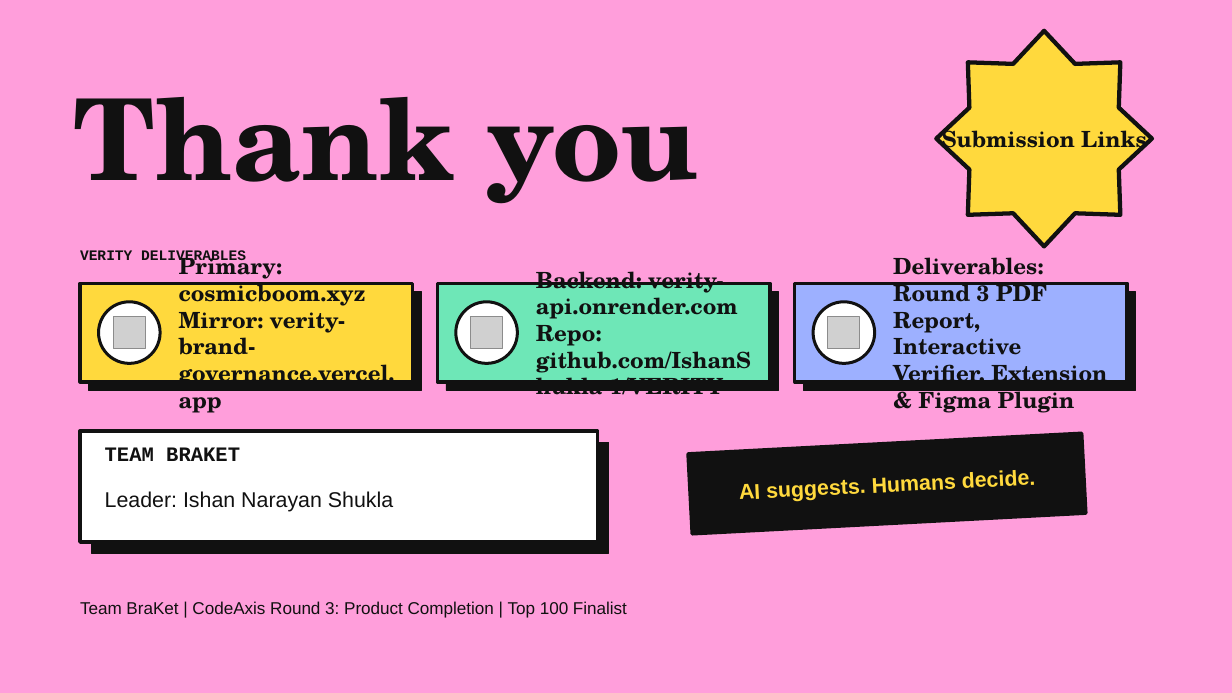
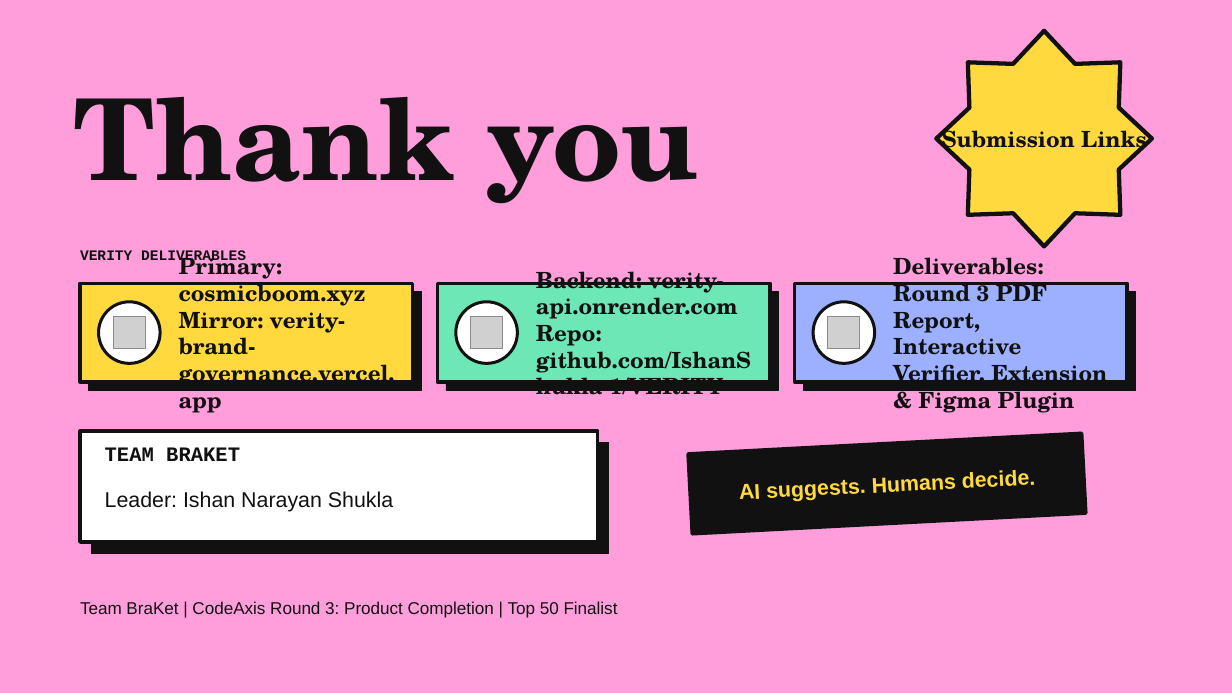
Before and after one commit to AstroNewz/VERITY, a slide deck: slide 10 of Verity_Round1_Deck_Complete.pptx. Drawn at 1232x693 pixels with LibreOffice and Linux fonts; fonts in the diff are those of the drawing; grey boxes stand for pictures. Boxes give left, top, right and bottom in pixels: in the first picture for what was removed or moved away, otherwise in the second. Text is boxed around its words. In the diff, an @@ line names an element or a change of style, - is before the commit and + after.

Commit message:
feat(branding): update platform, navigation, and submission decks to Top 50 Finalist

```diff
--- a/Verity_Round1_Deck_Complete.pptx
+++ b/Verity_Round1_Deck_Complete.pptx
@@ text at [80,601,618,618]: text changed @@
-Team BraKet | CodeAxis Round 3: Product Completion | Top 100 Finalist
+Team BraKet | CodeAxis Round 3: Product Completion | Top 50 Finalist
```
Also in this commit, not shown: 1 other slide changed, 9 other files.
